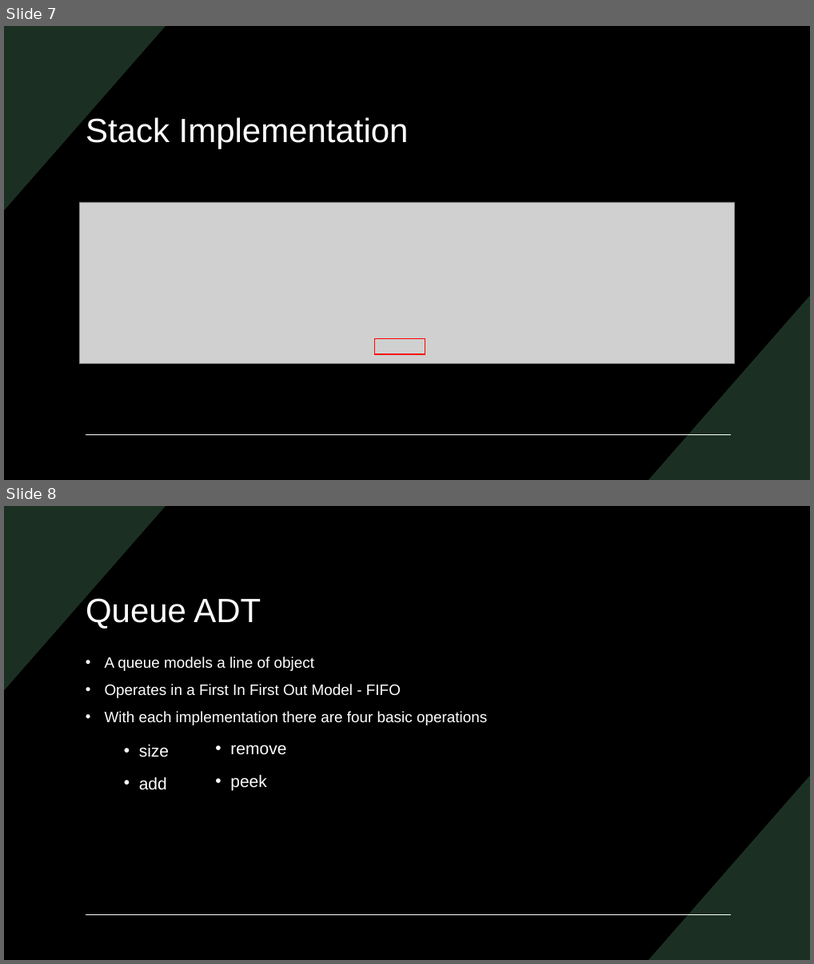
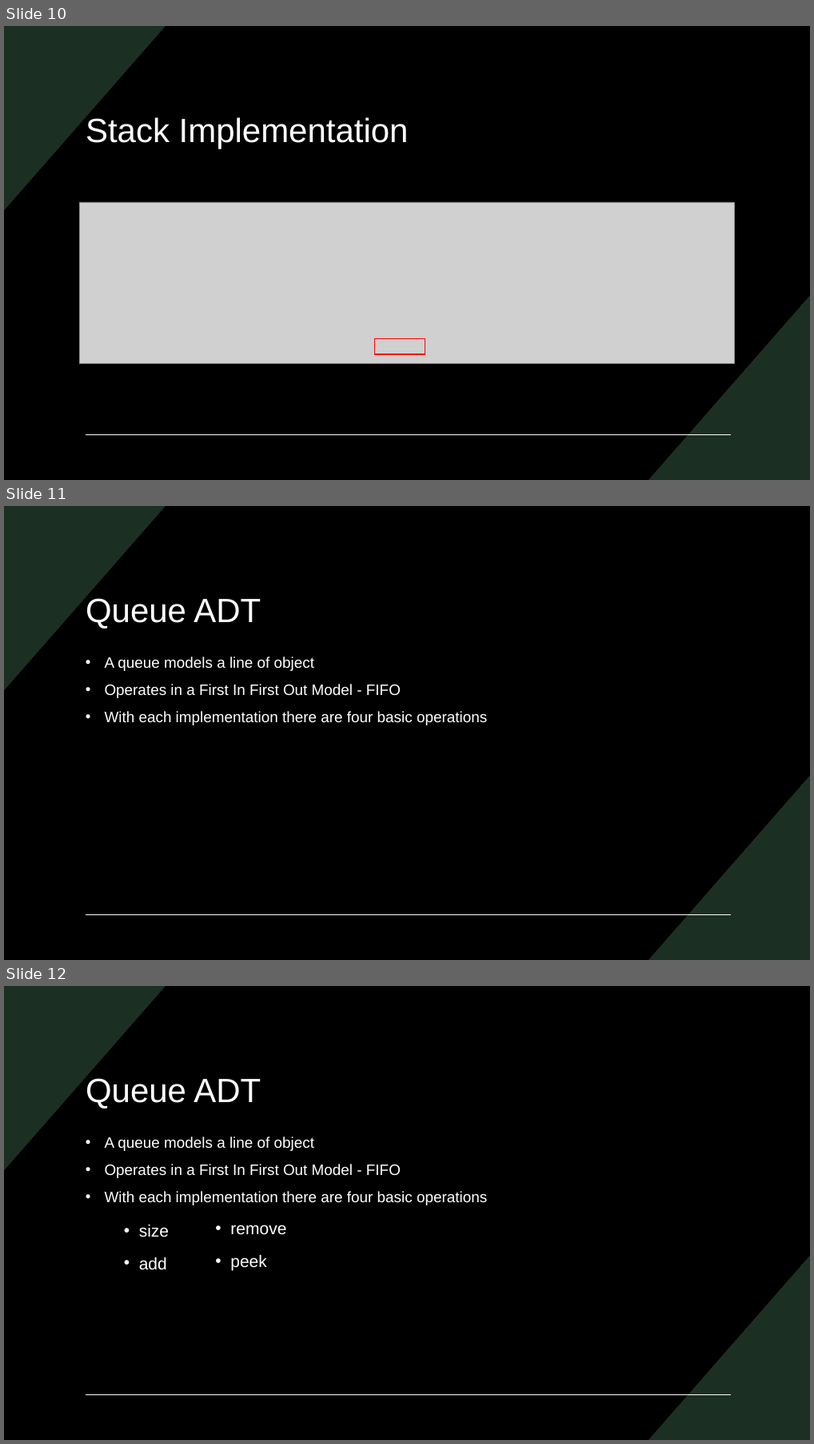
Before and after one commit to Prof-Goble-s-Organization/COMP232_SampleCode, a slide deck: slides/LinearStructures.pptx. Shown one above the other, each under a label of ours: slides 7 and 8 before the commit, slides 10, 11 and 12 after it. The pictures are 814x964 and 814x1444 pixels, drawn with LibreOffice and Linux fonts; fonts in the diff are those of the drawing; grey boxes stand for pictures. Boxes give left, top, right and bottom in pixels: in the first picture for what was removed or moved away, otherwise in the second. Text is boxed around its words. In the diff, an @@ line names an element or a change of style, - is before the commit and + after.

```diff
--- a/slides/LinearStructures.pptx
+++ b/slides/LinearStructures.pptx
@@ slide 11 added at (4, 506, 810, 960), background #000000; not listed: 3 template elements that a slide beside it also shows @@
@@ title added at (86, 595, 261, 628), 40 pt, text #FFFFFF @@
+Queue ADT
@@ text added at (105, 656, 487, 725), 18 pt, text #FFFFFF @@
+• A queue models a line of object
+• Operates in a First In First Out Model - FIFO
+• With each implementation there are four basic operations
@@ what was slide 7 is now slide 10 @@
@@ what was slide 8 is now slide 12 @@
```
Also in this commit, not shown: 5 other slides added.
